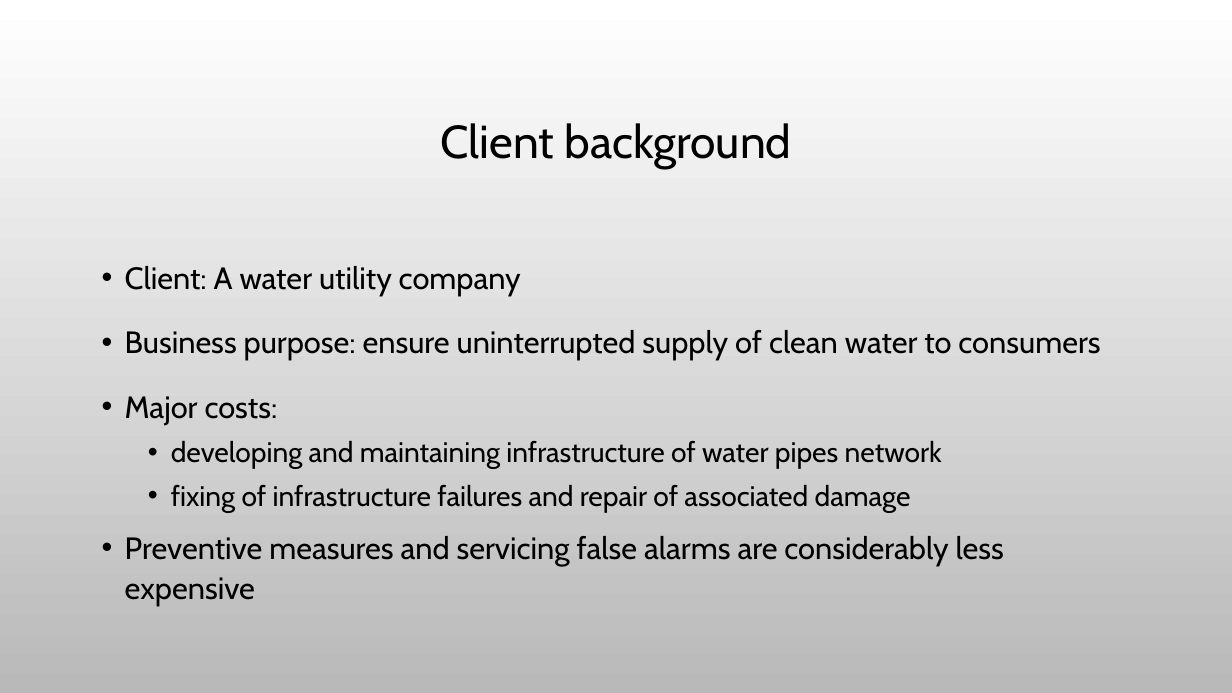
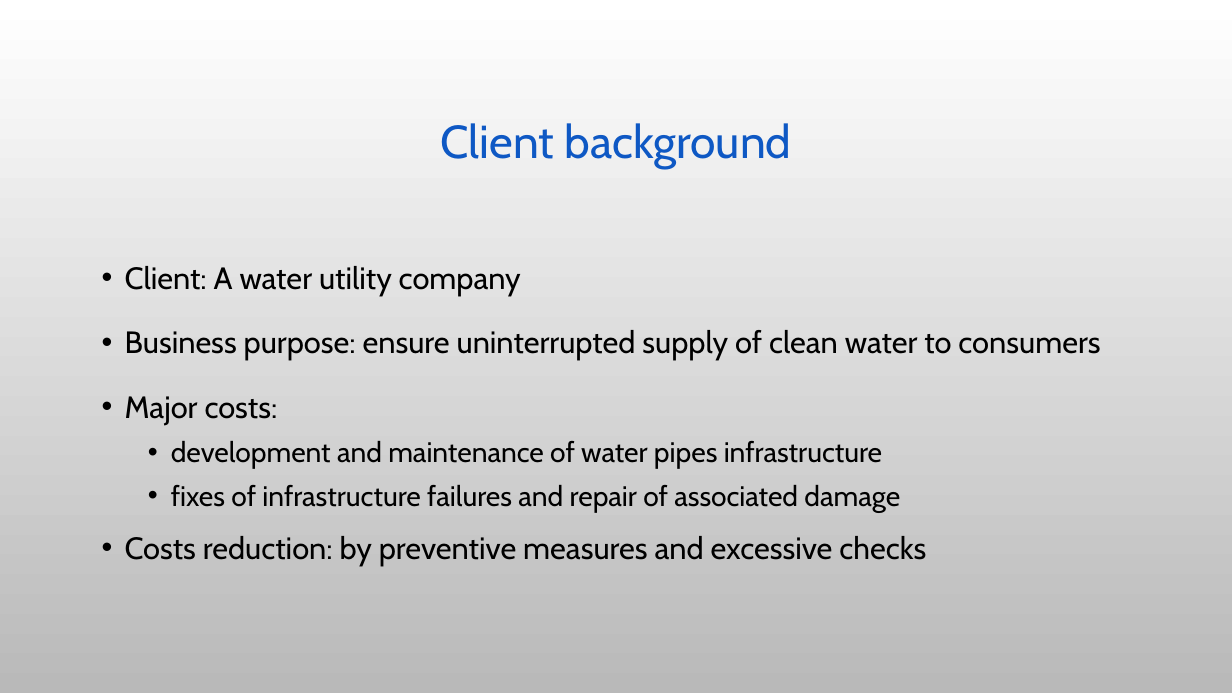
Before and after one commit to stavco9/mlops-final-project, a slide deck: slide 4 of docs/MLOps Final Project.pptx. Drawn at 1232x693 pixels with LibreOffice and Linux fonts; fonts in the diff are those of the drawing; background and template pictures are left out. Boxes give left, top, right and bottom in pixels: in the first picture for what was removed or moved away, otherwise in the second. Text is boxed around its words. In the diff, an @@ line names an element or a change of style, - is before the commit and + after.

```diff
--- a/docs/MLOps Final Project.pptx
+++ b/docs/MLOps Final Project.pptx
@@ title "Client background" at (x1=440, y1=123, x2=792, y2=169): text colour #000000 to #0E58C4 @@
@@ text at (x1=125, y1=441, x2=926, y2=566): text changed @@
-  • developing and maintaining infrastructure of water pipes network
-  • fixing of infrastructure failures and repair of associated damage
-• Preventive measures and servicing false alarms are considerably less expensive
+  • development and maintenance of water pipes infrastructure
+  • fixes of infrastructure failures and repair of associated damage
+• Costs reduction: by preventive measures and excessive checks
```
Also in this commit, not shown: 20 other slides changed, 6 slides added.
